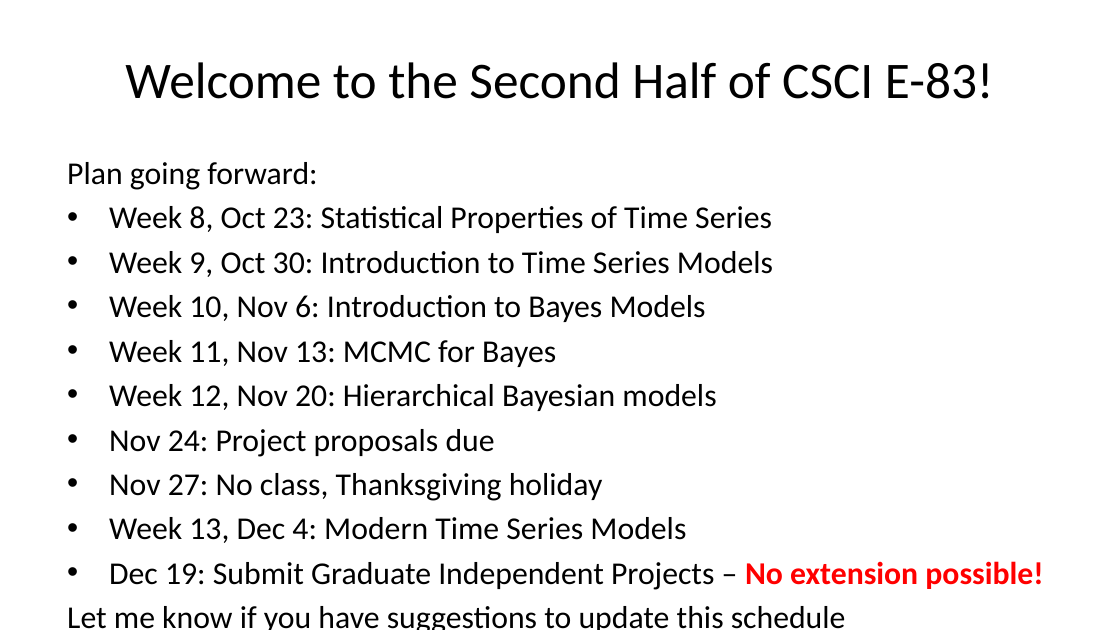
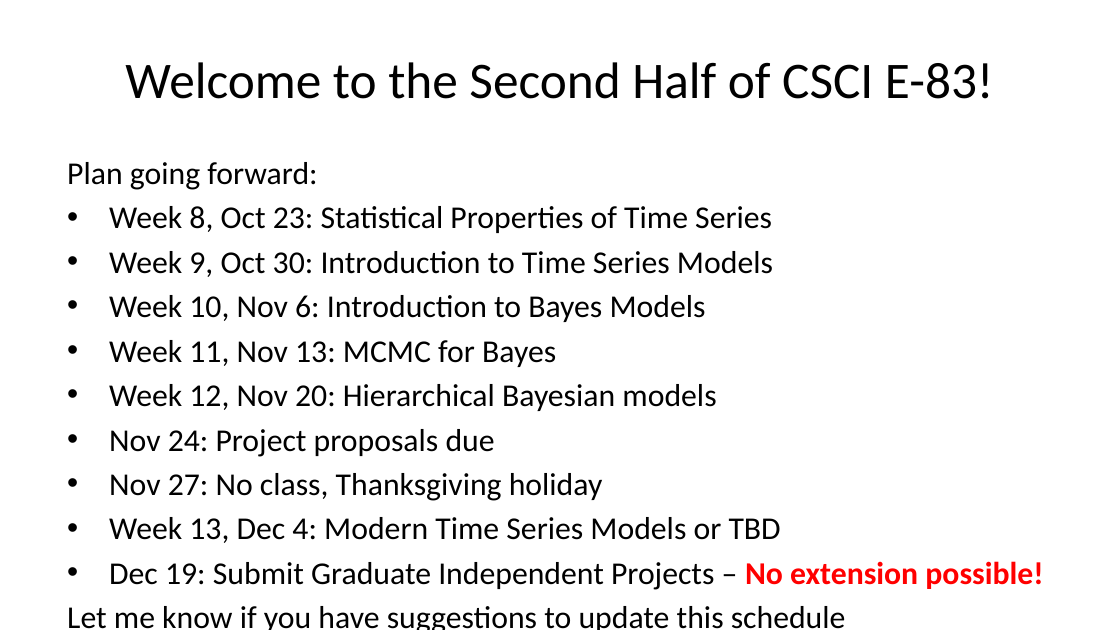
Before and after one commit to StephenElston/CSCI-E-83, a slide deck: slide 2 of LectureSlides/10b_ModelsFor OutliersAndOverdispersion.pptx. Drawn at 1120x630 pixels with LibreOffice and Linux fonts; fonts in the diff are those of the drawing. Boxes give left, top, right and bottom in pixels: in the first picture for what was removed or moved away, otherwise in the second. Text is boxed around its words. In the diff, an @@ line names an element or a change of style, - is before the commit and + after.

```diff
--- a/LectureSlides/10b_ModelsFor OutliersAndOverdispersion.pptx
+++ b/LectureSlides/10b_ModelsFor OutliersAndOverdispersion.pptx
@@ text at <box>109,517,781,543</box>: text changed @@
-• Week 13, Dec 4: Modern Time Series Models
+• Week 13, Dec 4: Modern Time Series Models or TBD
```
Also in this commit, not shown: 1 other slide changed, 1 slide added, 2 other files.
